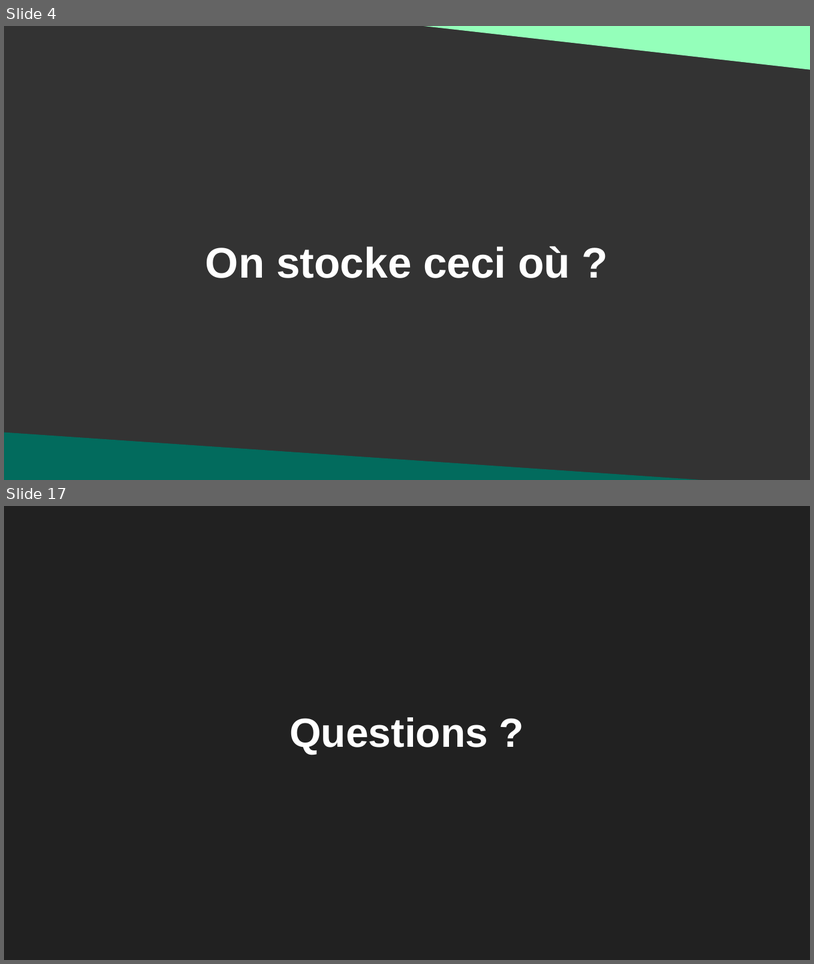
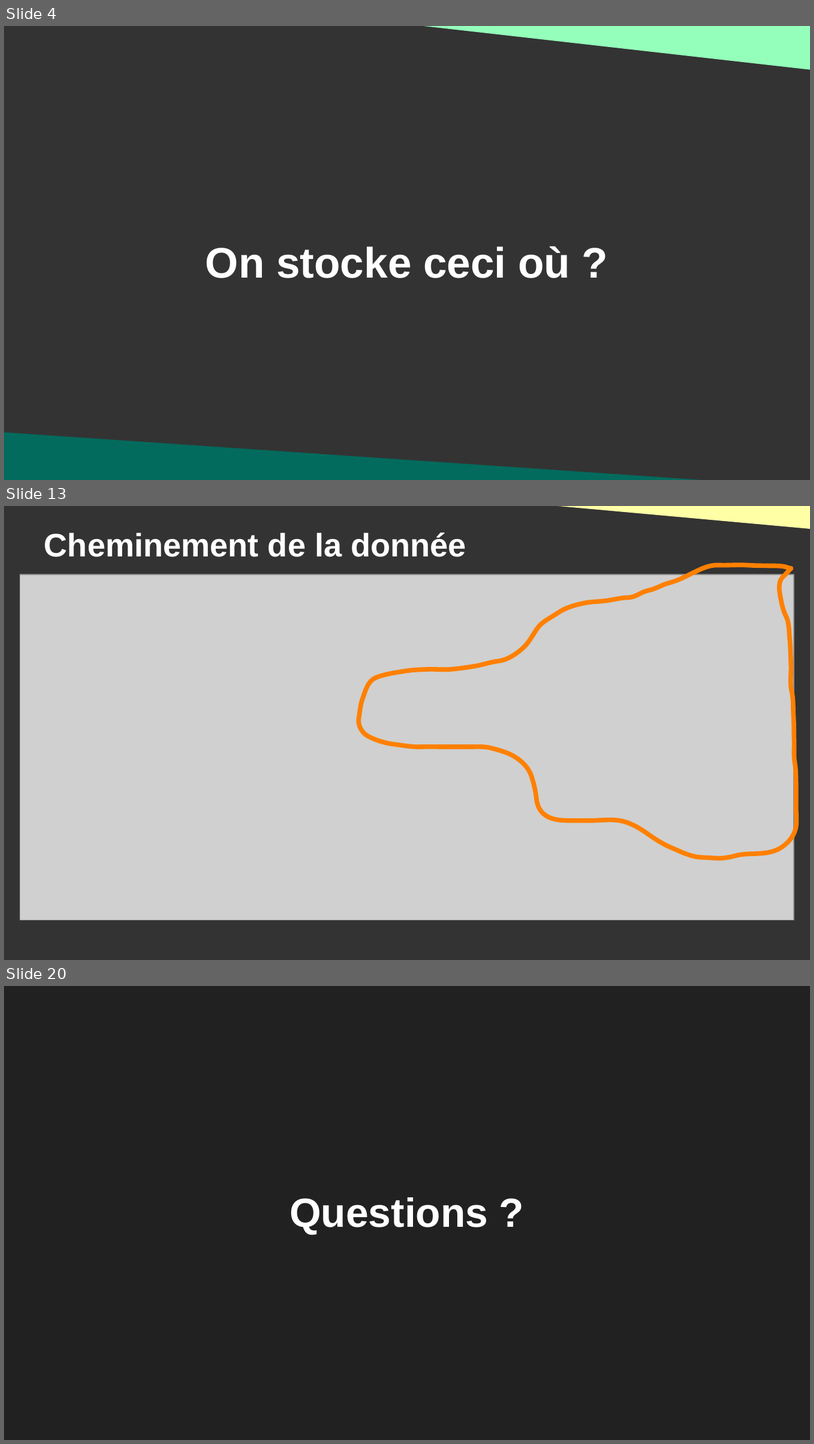
Before and after one commit to DanYellow/cours, a slide deck: big-data-s4/travaux-pratiques/numero-2/presentation.odp. Shown one above the other, each under a label of ours: slides 4 and 17 before the commit, slides 4, 13 and 20 after it; the slides between them are not shown. The pictures are 814x964 and 814x1444 pixels, drawn with LibreOffice and Linux fonts; fonts in the diff are those of the drawing; grey boxes stand for pictures. Boxes give left, top, right and bottom in pixels: in the first picture for what was removed or moved away, otherwise in the second. Text is boxed around its words. In the diff, an @@ line names an element or a change of style, - is before the commit and + after.

```diff
--- a/big-data-s4/travaux-pratiques/numero-2/presentation.odp
+++ b/big-data-s4/travaux-pratiques/numero-2/presentation.odp
@@ slide 13 added at (4, 506, 810, 960), background #333333 @@
@@ right triangle added at (522, 506, 810, 529), fill #FFFFA6 @@
@@ title added at (44, 532, 467, 557), 32 pt, text #FFFFFF, bold @@
+Cheminement de la donnée
@@ picture added at (20, 575, 794, 920) @@
@@ freeform shape added at (359, 565, 797, 858), outline #FF8000 4.51 pt @@
@@ what was slide 17 is now slide 20 @@
```
Also in this commit, not shown: 13 slides changed, 2 other slides added, 5 other files.
